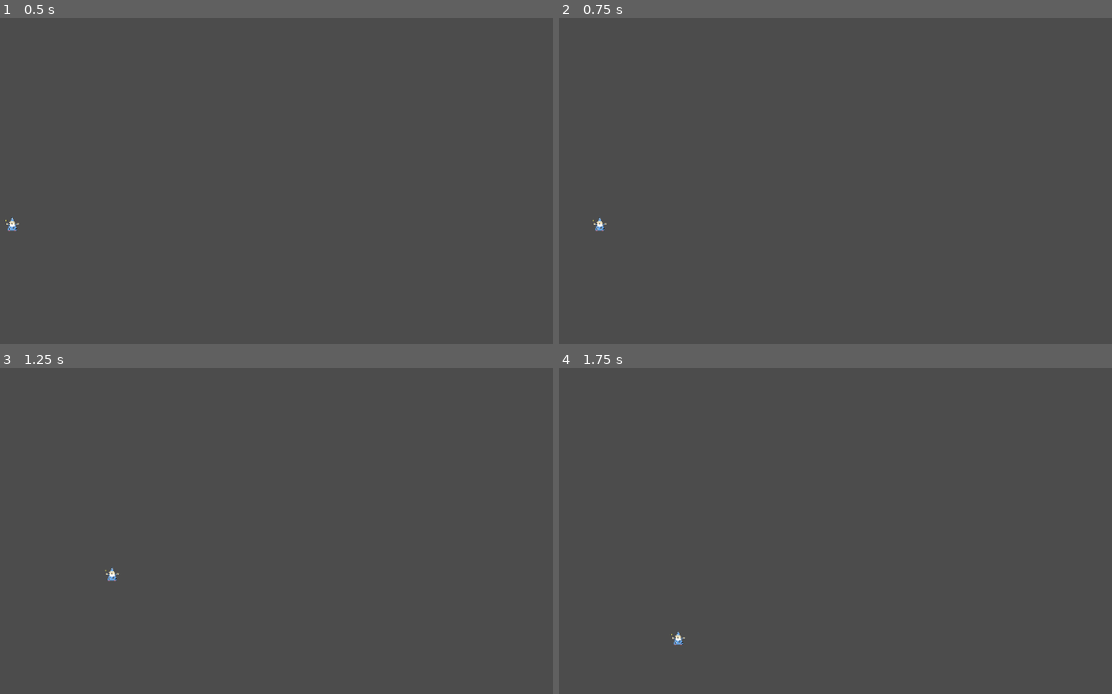
Above: before the commit, frames 1-4 (two rows, left to right).
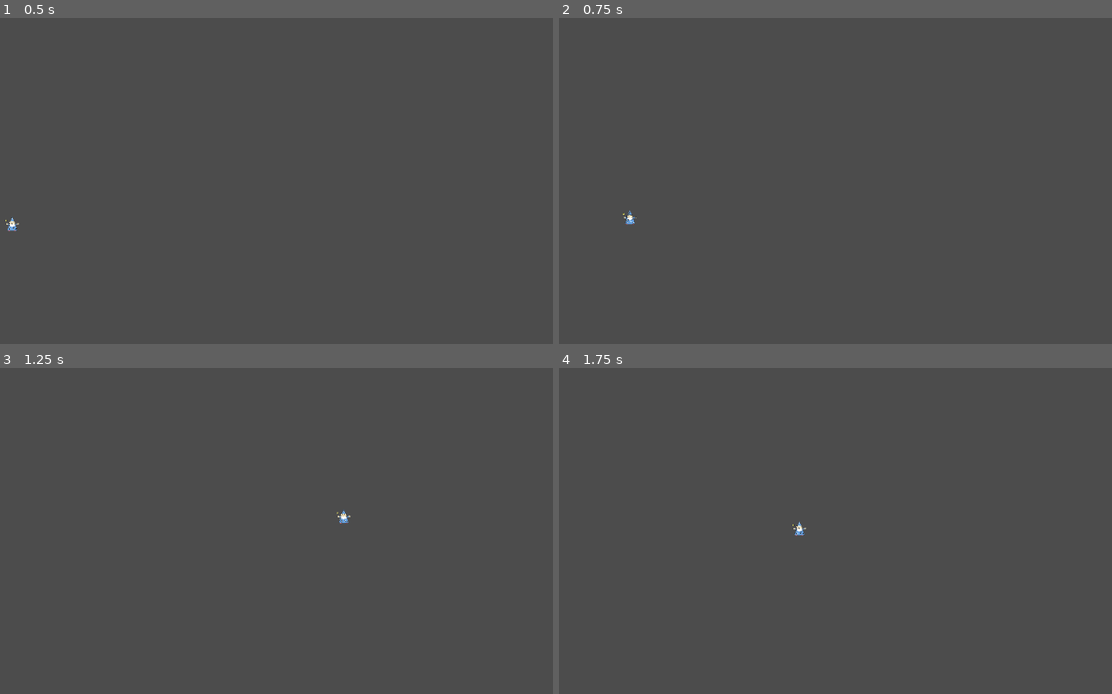
Above: after the commit, the same moments.

Repository: Soiiz/Heart-Of-Cards-Jam
Game: Godot game, scene res://World.tscn
Two runs of this game, one before a commit and one after it. Both use one fixed random seed, a clock stepped at 60 frames per second and the inputs below.
Inputs (mouse positions are in pixels of both pictures, inside the frame that each line leads up to):
- Up to frame 1 (0.5 s): no input
- Up to frame 2 (0.75 s): tap Enter at 0.5 s; move the mouse to (1073, 115) at 0.52 s; press the mouse at (1073, 115) at 0.53 s; hold D (right) from 0.53 s (still down)
- Up to frame 3 (1.25 s): keep holding D (right)
- Up to frame 4 (1.75 s): tap Space at 1.25 s; move the mouse to (769, 508) at 1.27 s; release D (right) at 1.28 s; release the mouse at (769, 508) at 1.28 s; hold S (down) from 1.28 s (still down); click (769, 508) at 1.35 s

Frame 1 is identical in both runs. In frame 2, 0.1% of the frame differs, in the area x 6-15%, y 58-66%; in frame 3, 0.1%; in frame 4, 0.1%, in the area x 20-45%, y 47-86%.

Commit message:
Dash implemented

Diff:
--- a/Player.gd
+++ b/Player.gd
@@ -1,7 +1,23 @@
 extends KinematicBody2D
 
-export (float) var speed = 200.0
+# Movement Variables
+var speed = 200
+var dash_speed = 0
+var max_dash_speed = 600
+var acceleration = 2000
+var dash = false;
+var destination = Vector2()
+var dash_movement = Vector2()
+
 var health = 3
+
+onready var dash_cooldown = $DashCoolDown
+
+func _unhandled_input(event):
+	if event.is_action_pressed("Click"):
+		dash = true;
+		destination = get_global_mouse_position()
+		print("pressed")
 
 func _physics_process(delta: float) -> void:
 	var movement_direction = Vector2(
@@ -9,3 +25,17 @@
 		Input.get_action_strength("down") - Input.get_action_strength("up")).normalized()
 
 	move_and_slide(movement_direction * speed)
+	dash(delta)
+
+func dash(delta):
+	if dash == false:
+		dash_speed = 0
+	else:
+		dash_speed += acceleration * delta
+		if dash_speed > max_dash_speed:
+			dash_speed = max_dash_speed
+	dash_movement = position.direction_to(destination) * dash_speed
+	if position.distance_to(destination) > 5:
+		dash_movement = move_and_slide(dash_movement)
+	else:
+		dash = false
--- a/Player.tscn
+++ b/Player.tscn
@@ -23,3 +23,6 @@
 
 [node name="CollisionShape2D" type="CollisionShape2D" parent="."]
 shape = SubResource( 2 )
+
+[node name="DashCoolDown" type="Timer" parent="."]
+wait_time = 0.881
--- a/project.godot
+++ b/project.godot
@@ -49,6 +49,11 @@
 "events": [ Object(InputEventKey,"resource_local_to_scene":false,"resource_name":"","device":0,"alt":false,"shift":false,"control":false,"meta":false,"command":false,"pressed":false,"scancode":68,"physical_scancode":0,"unicode":0,"echo":false,"script":null)
  ]
 }
+Click={
+"deadzone": 0.5,
+"events": [ Object(InputEventMouseButton,"resource_local_to_scene":false,"resource_name":"","device":0,"alt":false,"shift":false,"control":false,"meta":false,"command":false,"button_mask":0,"position":Vector2( 0, 0 ),"global_position":Vector2( 0, 0 ),"factor":1.0,"button_index":1,"pressed":false,"doubleclick":false,"script":null)
+ ]
+}
 
 [physics]
 
